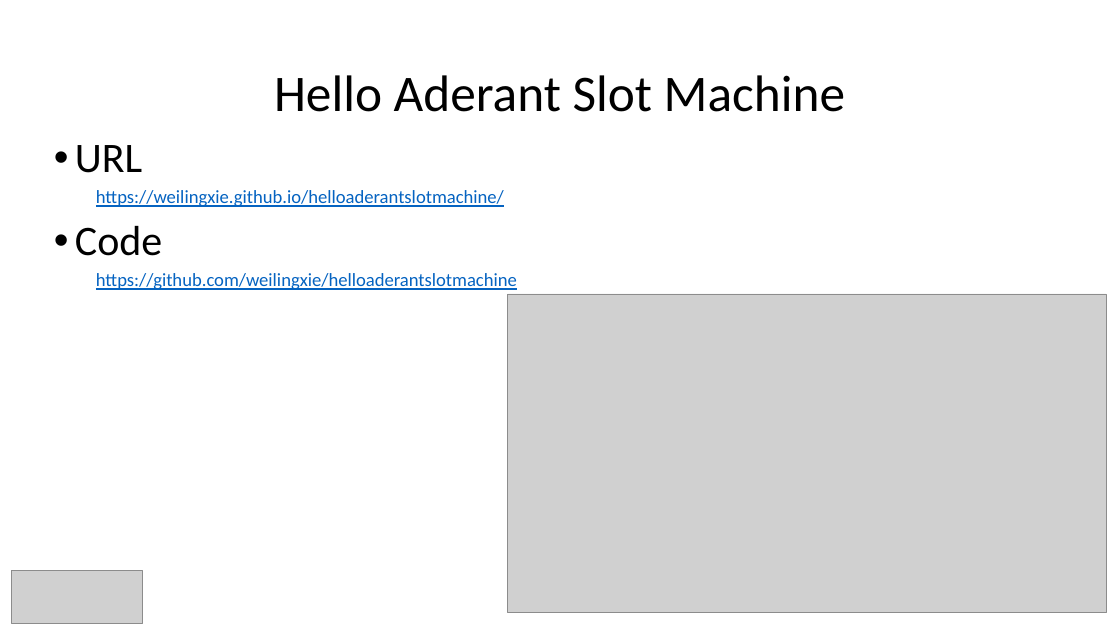
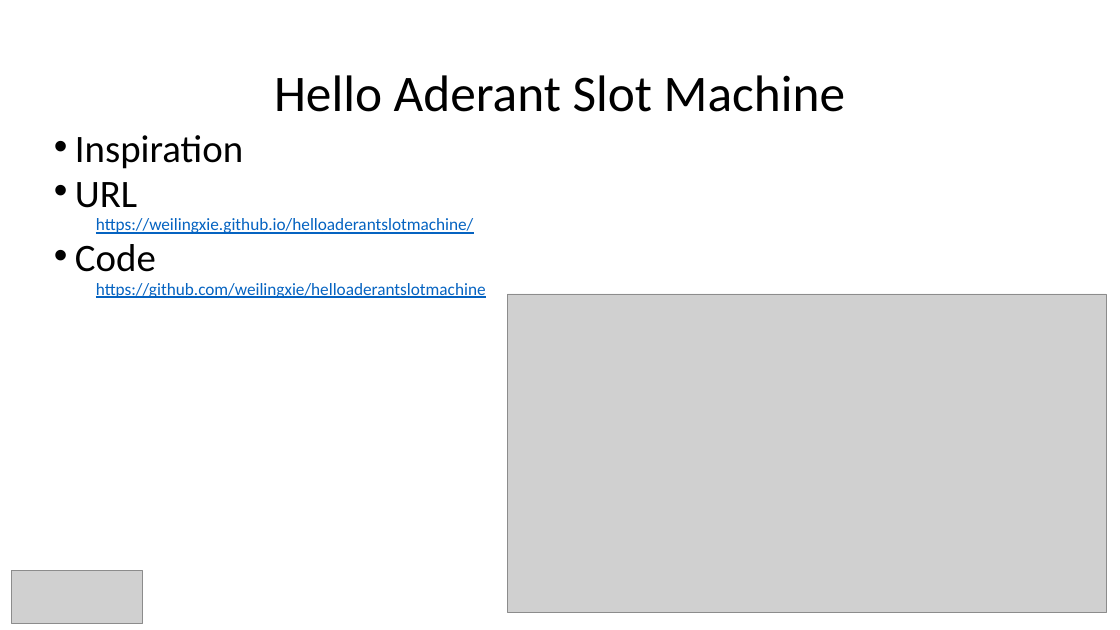
Before and after one commit to weilingxie/helloaderantslotmachine, a slide deck: slide 4 of helloaderant-WilliamXie.pptx. Drawn at 1120x630 pixels with LibreOffice and Linux fonts; fonts in the diff are those of the drawing; grey boxes stand for pictures. Boxes give left, top, right and bottom in pixels: in the first picture for what was removed or moved away, otherwise in the second. Text is boxed around its words. In the diff, an @@ line names an element or a change of style, - is before the commit and + after.

```diff
--- a/helloaderant-WilliamXie.pptx
+++ b/helloaderant-WilliamXie.pptx
@@ text at (75, 135, 243, 169): paragraph added @@
+• Inspiration
@@ text at (75, 182, 486, 298): size 36 to 33.3 pt in "URL", "Code"; size 16 to 14.8 pt in "https://weilingxie.github.io/helloaderantslotmachine/", "https://github.com/weilingxie/helloaderantslotmachine"; line spacing 0.9 to 0.7 @@
```
Also in this commit, not shown: 2 other slides changed, 1 other file.
